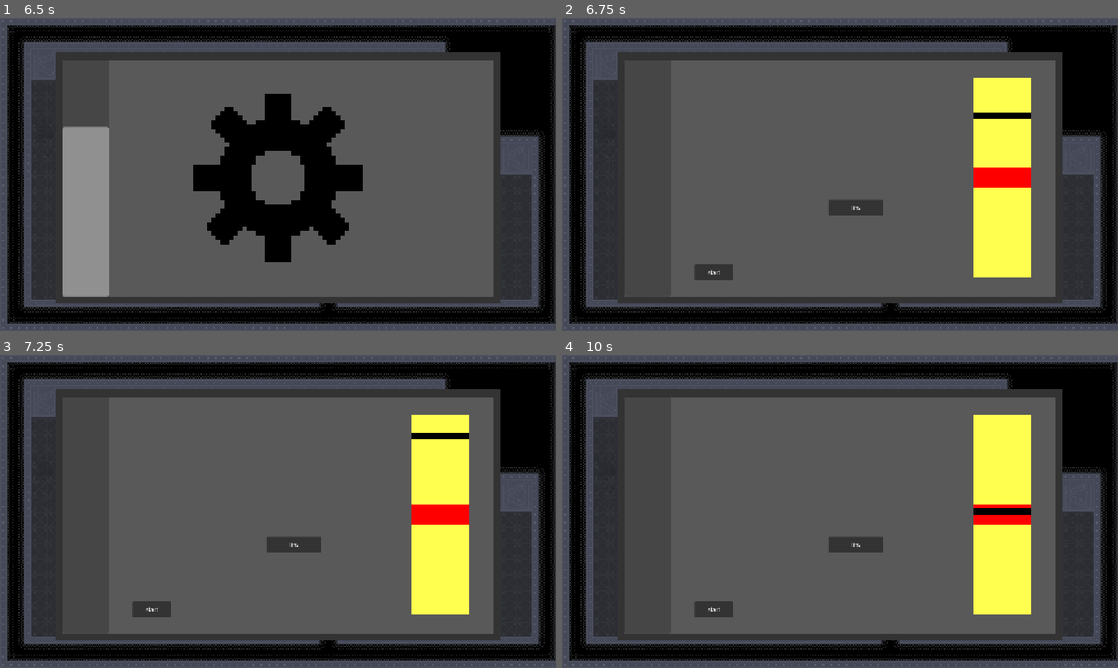
Above: before the commit, frames 1-4 (two rows, left to right).
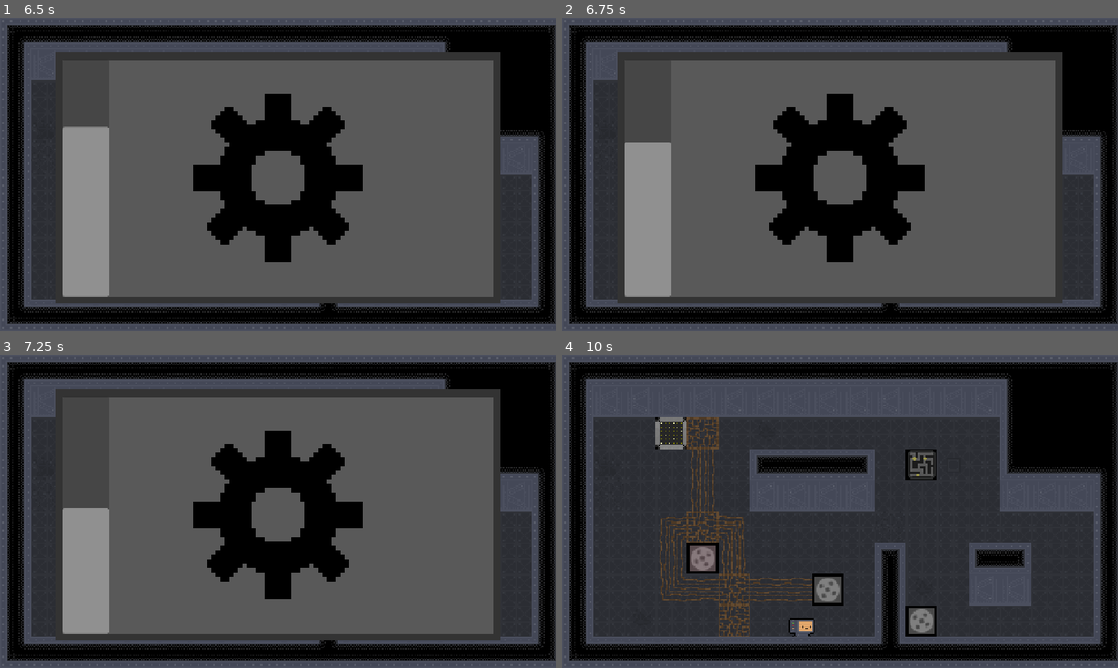
Above: after the commit, the same moments.

Repository: DuneRanger/MSI-GameJam
Game: Godot game, scene res://scenes/game/levels/level_1.tscn
Same seed, same stepped clock (60 frames per second), same inputs: the game is played once before the commit and once after it. This scene is started directly instead of the project's main scene.
Inputs (mouse positions are in pixels of both pictures, inside the frame that each line leads up to):
- Up to frame 1 (6.5 s): move the mouse to (250, 237) at 0.52 s; hold W (move_up) 0.53-2.03 s; tap E (interact) at 0.6, 1.35, 2.3, 3.05, 3.6, 4.35, 5.3, 6.05 s; move the mouse to (444, 221) at 1.27 s; move the mouse to (111, 127) at 2.02 s; hold A (move_left) 2.03-3.53 s; click (111, 127) at 2.1 s; move the mouse to (305, 174) at 2.77 s; tap Shift (sprint) at 2.85, 5.85 s; move the mouse to (194, 96) at 3.52 s; hold S (move_down) 3.53-4.28 s; move the mouse to (400, 158) at 4.27 s; hold D (move_right) 4.28-5.03 s; move the mouse to (166, 190) at 5.02 s; hold W (move_up) 5.03-5.78 s; click (166, 190) at 5.1 s; move the mouse to (333, 105) at 5.77 s; hold D (move_right) from 5.78 s (still down)
- Up to frame 2 (6.75 s): keep holding D (move_right); move the mouse to (812, 237) at 6.52 s; tap E (interact) at 6.6 s
- Up to frame 3 (7.25 s): keep holding D (move_right)
- Up to frame 4 (10 s): release D (move_right) at 7.25 s; click (712, 608) at 7.25 s, where only the run before the commit has a clickable "start"; click (712, 608) at 8 s, where only the run before the commit has a clickable "start"; move the mouse to (1006, 558) at 8.77 s; hold D (move_right) 8.78-9.53 s; tap E (interact) at 8.85, 9.8 s; move the mouse to (673, 464) at 9.52 s; hold S (move_down) from 9.53 s (still down); click (673, 464) at 9.6 s

Frame 1 is identical in both runs. In frame 2, 20% of the frame differs, in the area x 11-85%, y 19-90%; in frame 3, 19%; in frame 4, 50%, in the area x 10-90%, y 10-92%.

Commit message:
add simple state machine to the player
to avoid multiple minigame instances happening at the same time

Diff:
--- a/scenes/game/game.gd
+++ b/scenes/game/game.gd
@@ -65,7 +65,7 @@
 	$MinigameHUD.remove_child(chosen_minigame)
 	chosen_minigame.queue_free()
 	chosen_minigame = null
-
+	$Player.player_state = Player.player_states.WALKING
 
 func _on_wheel_button_button_down() -> void:
 	if chosen_minigame != null:
--- a/scripts/game/player/player.gd
+++ b/scripts/game/player/player.gd
@@ -3,6 +3,9 @@
 @export var timer_sfx_steps: Timer
 @export var audio_player_steps: AudioStreamPlayer2D
 @export var audio_player_sfx: AudioStreamPlayer2D
+
+enum player_states {IN_MINIGAME, WALKING}
+var player_state : player_states
 
 var sfx_steps_normal_time = 0.33
 var sfx_steps_overclock_time = 0.66
@@ -30,16 +33,20 @@
 
 func _ready() -> void:
 	add_to_group("player")
+	player_state = player_states.WALKING
 
 var glowing_machine: Machine = null
 func _process(_delta) -> void:
 	if glowing_machine != null: glowing_machine.turn_off_glow()
+	if player_state == player_states.IN_MINIGAME: return
+
 	nearby_machines.sort_custom(_sort_by_distance_desc)
 	for machine in nearby_machines:
 		#if machine.state == Machine.State.OVERHEATED:
 			machine.turn_on_glow()
 			if Input.is_action_just_pressed("interact"):
 				machine.interact()
+				player_state = player_states.IN_MINIGAME
 			break
 func _physics_process(delta: float) -> void:
 	character_direction.x = Input.get_axis("move_left", "move_right")
